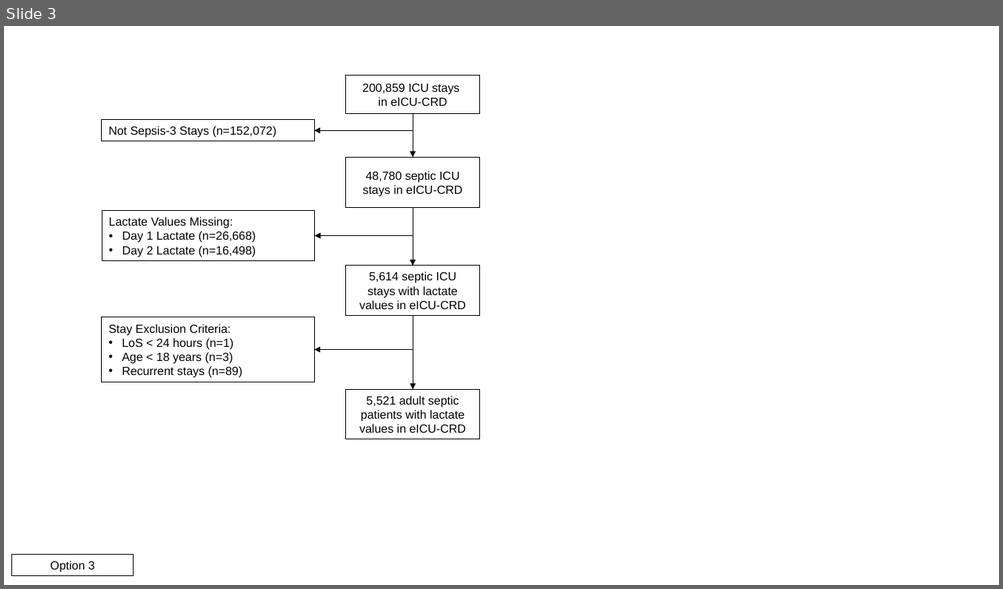
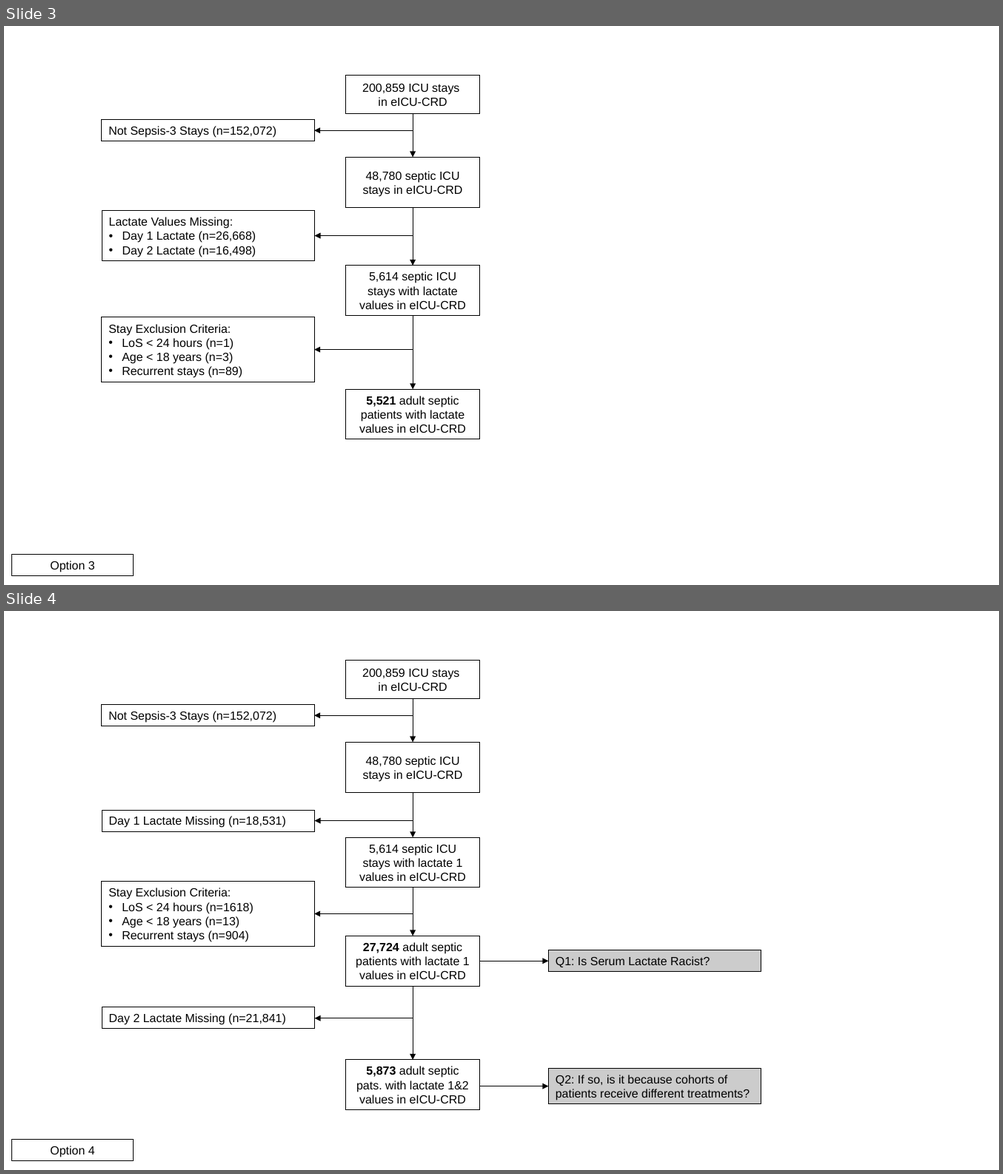
Before and after one commit to joamats/mit-lactate, a slide deck: results/fig1/eICU_flowchart.pptx. Shown one above the other, each under a label of ours: slide 3 before the commit, slides 3 and 4 after it. The pictures are 1003x589 and 1003x1174 pixels, drawn with LibreOffice and Linux fonts; fonts in the diff are those of the drawing. Boxes give left, top, right and bottom in pixels: in the first picture for what was removed or moved away, otherwise in the second. Text is boxed around its words. In the diff, an @@ line names an element or a change of style, - is before the commit and + after.

Commit message:
Add 4th option to flowcharts

```diff
--- a/results/fig1/eICU_flowchart.pptx
+++ b/results/fig1/eICU_flowchart.pptx
@@ slide 4 added at (x1=4, y1=611, x2=999, y2=1170), background #FFFFFF @@
@@ rectangle added at (x1=346, y1=660, x2=479, y2=698), outline #000000 0.75 pt, 12 pt, text #000000 @@
+200,859 ICU stays
+in eICU-CRD
@@ arrow added from (412, 698) to (412, 743), #000000 0.75 pt @@
@@ rectangle added at (x1=102, y1=705, x2=314, y2=726), outline #000000 0.75 pt, 12 pt, text #000000 @@
+Not Sepsis-3 Stays (n=152,072)
@@ arrow added from (412, 715) to (315, 715), #000000 0.75 pt @@
@@ rectangle added at (x1=346, y1=743, x2=479, y2=793), outline #000000 0.75 pt, 12 pt, text #000000 @@
+48,780 septic ICU stays in eICU-CRD
@@ rectangle added at (x1=102, y1=810, x2=315, y2=832), outline #000000 0.75 pt, 12 pt, text #000000 @@
+Day 1 Lactate Missing (n=18,531)
@@ arrow added from (412, 792) to (412, 837), #000000 0.75 pt @@
@@ arrow added from (412, 820) to (315, 820), #000000 0.75 pt @@
@@ rectangle added at (x1=346, y1=837, x2=479, y2=888), outline #000000 0.75 pt, 12 pt, text #000000 @@
+5,614 septic ICU
+stays with lactate 1
+values in eICU-CRD
@@ rectangle added at (x1=102, y1=882, x2=314, y2=946), outline #000000 0.75 pt, 12 pt, text #000000 @@
+Stay Exclusion Criteria:
+• LoS < 24 hours (n=1618)
+• Age < 18 years (n=13)
+• Recurrent stays (n=904)
@@ arrow added from (412, 887) to (412, 937), #000000 0.75 pt @@
@@ arrow added from (412, 914) to (315, 914), #000000 0.75 pt @@
@@ rectangle added at (x1=346, y1=937, x2=479, y2=987), outline #000000 0.75 pt, 12 pt, text #000000 @@
+27,724 adult septic
+patients with lactate 1
+values in eICU-CRD
@@ arrow added from (479, 961) to (548, 961), #000000 0.75 pt @@
@@ rectangle added at (x1=548, y1=951, x2=760, y2=972), fill #CCCCCC, outline #000000 0.75 pt, 12 pt, text #000000 @@
+Q1: Is Serum Lactate Racist?
@@ arrow added from (412, 986) to (412, 1060), #000000 0.75 pt @@
@@ rectangle added at (x1=102, y1=1008, x2=315, y2=1028), outline #000000 0.75 pt, 12 pt, text #000000 @@
+Day 2 Lactate Missing (n=21,841)
@@ arrow added from (412, 1019) to (315, 1019), #000000 0.75 pt @@
@@ rectangle added at (x1=346, y1=1060, x2=479, y2=1111), outline #000000 0.75 pt, 12 pt, text #000000 @@
+5,873 adult septic
+pats. with lactate 1&2
+values in eICU-CRD
@@ rectangle added at (x1=548, y1=1068, x2=760, y2=1104), fill #CCCCCC, outline #000000 0.75 pt, 12 pt, text #000000 @@
+Q2: If so, is it because cohorts of patients receive different treatments?
@@ arrow added from (479, 1086) to (548, 1086), #000000 0.75 pt @@
@@ rectangle added at (x1=12, y1=1139, x2=134, y2=1161), outline #000000 0.75 pt, 12 pt, text #000000 @@
+Option 4
@@ slide 3 changed as well @@
@@ rectangle "5,521 adult septic patients with ..." at (x1=346, y1=390, x2=479, y2=440): bold on in "5,521" @@
```
Also in this commit, not shown: 2 other slides changed, 5 other files.
